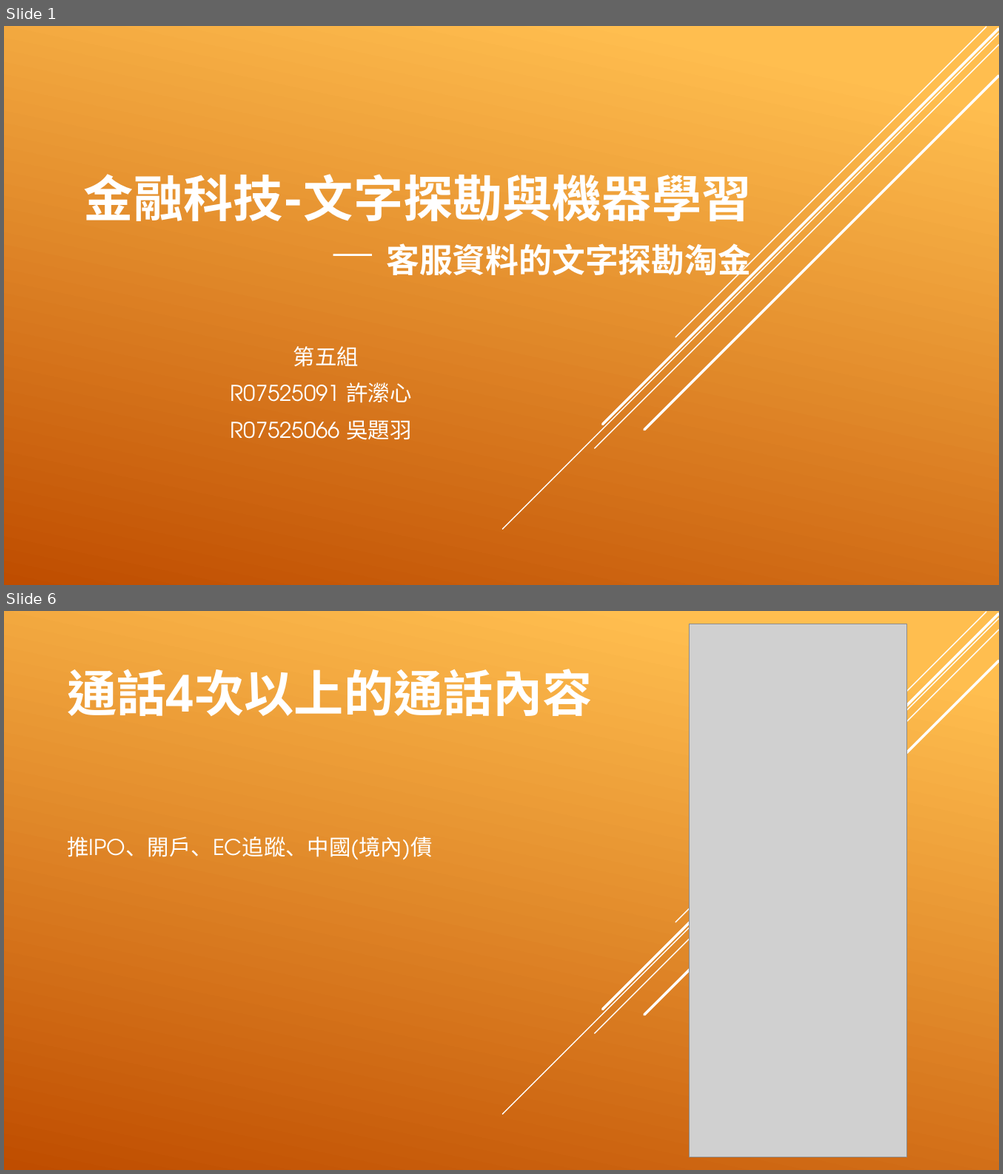
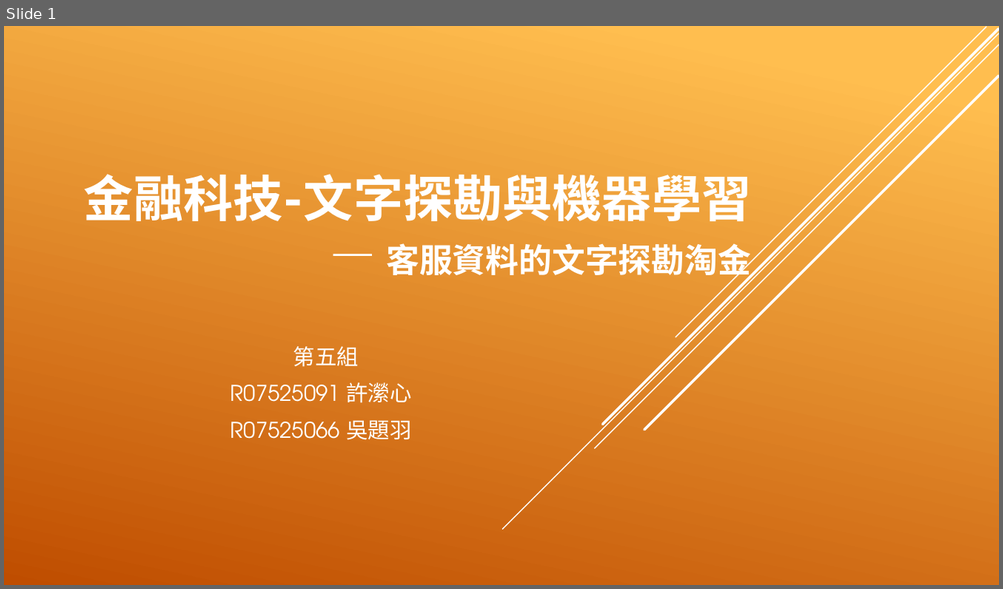
Before and after one commit to EvaXunHsu/Fintech-Course, a slide deck: Final/金融科技-文字探勘與機器學習.pptx. Shown one above the other, each under a label of ours: slides 1 and 6 before the commit, slide 1 after it; the slides between them are not shown. The pictures are 1003x1174 and 1003x589 pixels, drawn with LibreOffice and Linux fonts; fonts in the diff are those of the drawing; grey boxes stand for pictures. Boxes give left, top, right and bottom in pixels: in the first picture for what was removed or moved away, otherwise in the second. Text is boxed around its words. In the diff, an @@ line names an element or a change of style, - is before the commit and + after.

```diff
--- a/Final/金融科技-文字探勘與機器學習.pptx
+++ b/Final/金融科技-文字探勘與機器學習.pptx
@@ slide 6 removed at [4, 611, 999, 1170], background gradient #FFBF50 to #C04D00; not listed: 5 template elements that a slide beside it also shows @@
@@ picture removed at [689, 624, 907, 1157] @@
@@ title removed at [68, 669, 593, 716] @@
-通話4次以上的通話內容
@@ subtitle removed at [68, 837, 432, 860] @@
-推IPO、開戶、EC追蹤、中國(境內)債
```
Also in this commit, not shown: 16 slides changed, 3 slides added, 2 other slides removed, 24 other files.
